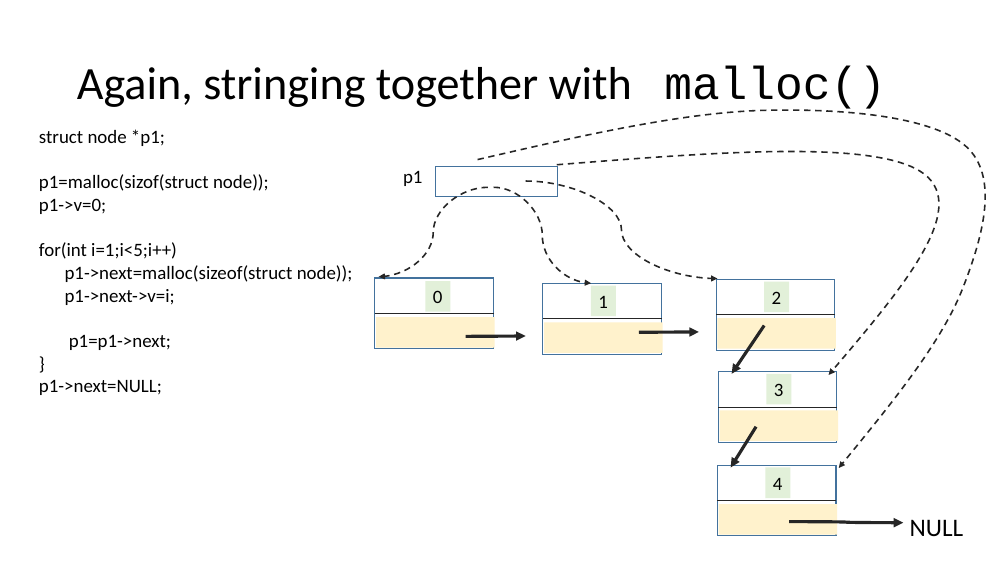
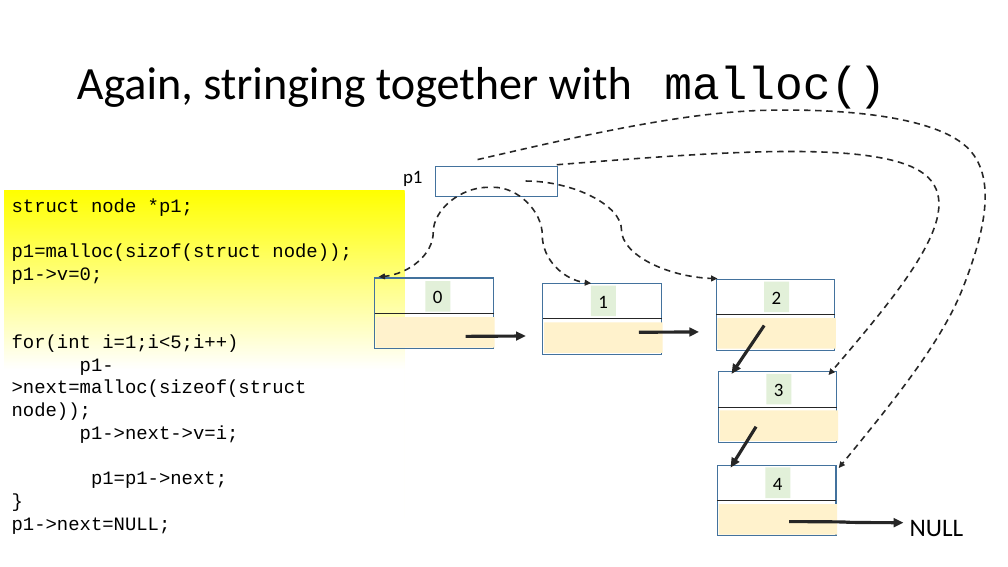
Before and after one commit to rbadrinath/FCP, a slide deck: slide 5 of slides/14-LinkedLists.pptx. Drawn at 1008x567 pixels with LibreOffice and Linux fonts; fonts in the diff are those of the drawing. Boxes give left, top, right and bottom in pixels: in the first picture for what was removed or moved away, otherwise in the second. Text is boxed around its words. In the diff, an @@ line names an element or a change of style, - is before the commit and + after.

```diff
--- a/slides/14-LinkedLists.pptx
+++ b/slides/14-LinkedLists.pptx
@@ rectangle "struct node *p1;": place and size @@
-rectangle "struct node *p1;" at [39,129,353,395]
+rectangle "struct node *p1;" at [5,190,405,518]
@@ rectangle "struct node *p1;" at [5,190,405,518]: font Calibri to Courier New; fill none to gradient #FFFF00 to #FFFFFF @@
```
Also in this commit, not shown: 5 other slides changed, 1 other file.
